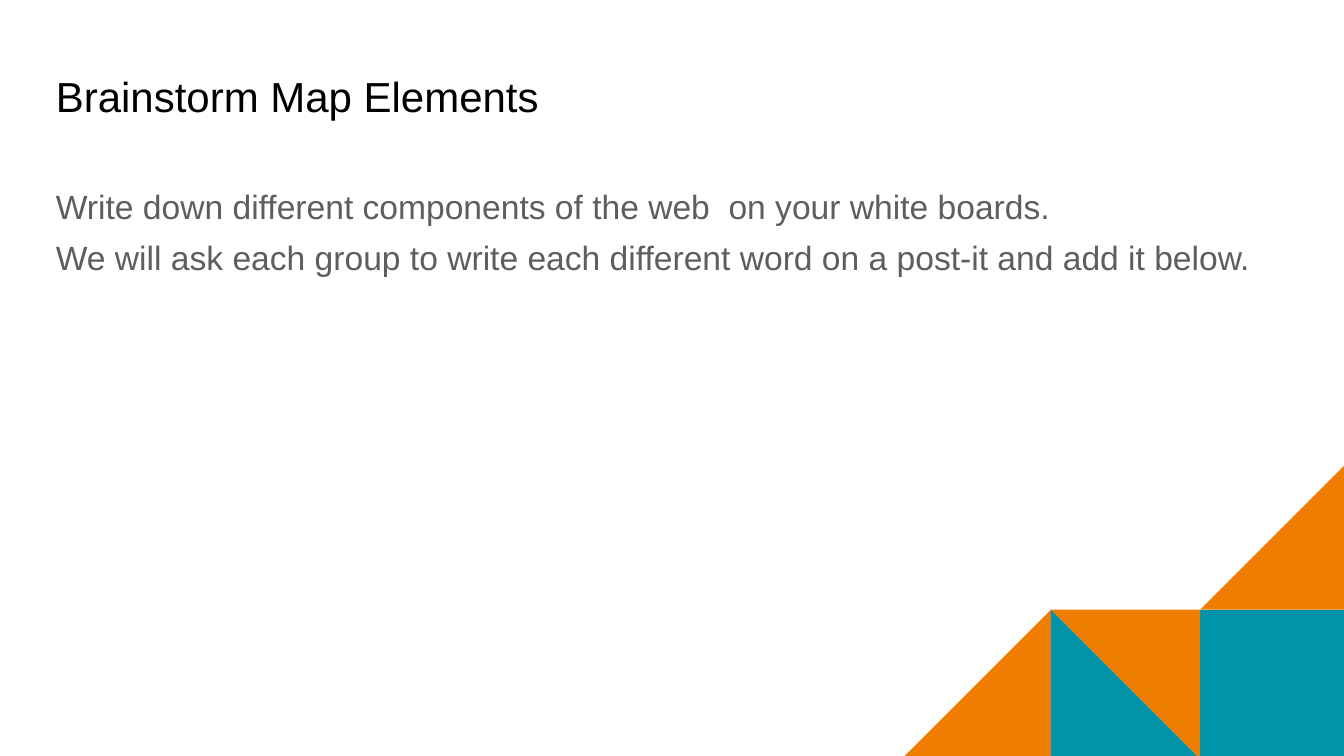
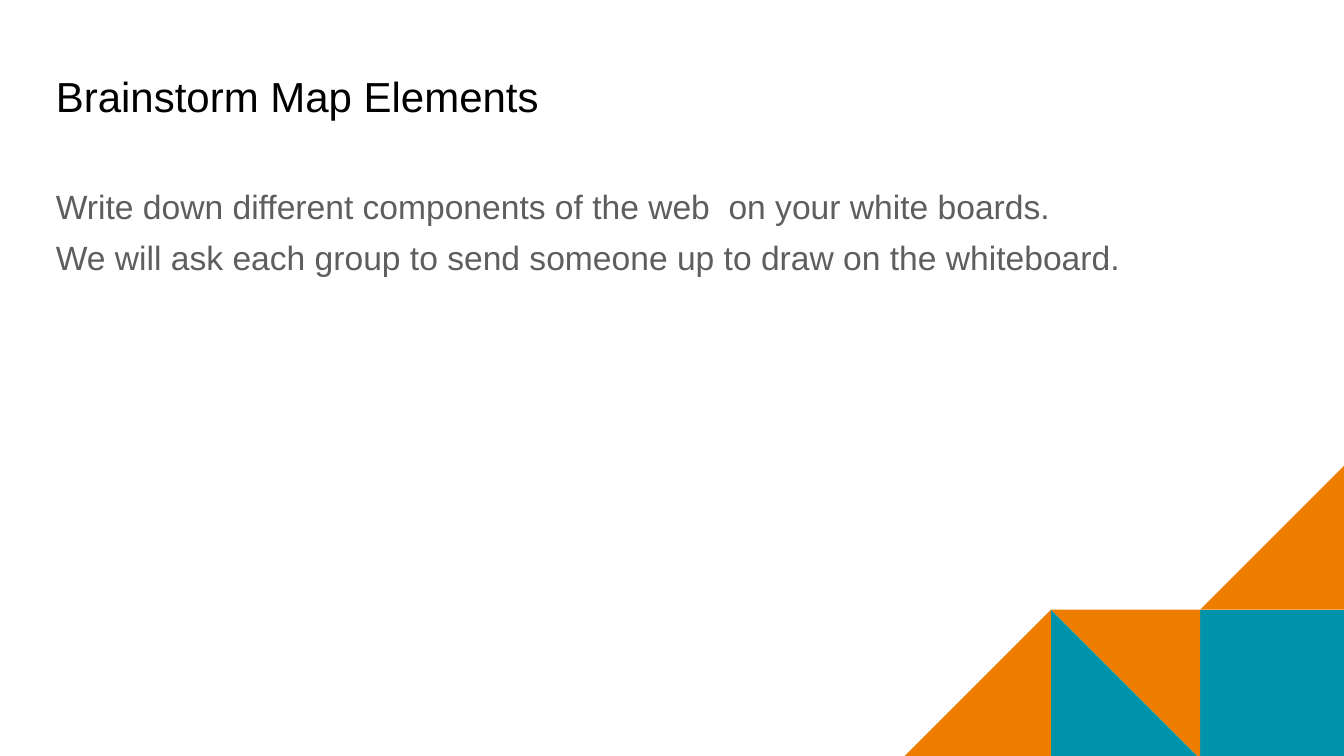
Before and after one commit to mr-eggleton/web-lit-core, a slide deck: slide 6 of final ppt/02-map-the-web.pptx. Drawn at 1344x756 pixels with LibreOffice and Linux fonts; fonts in the diff are those of the drawing; background and template pictures are left out. Boxes give left, top, right and bottom in pixels: in the first picture for what was removed or moved away, otherwise in the second. Text is boxed around its words. In the diff, an @@ line names an element or a change of style, - is before the commit and + after.

```diff
--- a/final ppt/02-map-the-web.pptx
+++ b/final ppt/02-map-the-web.pptx
@@ text at (56,245,1120,277): text changed @@
-We will ask each group to write each different word on a post-it and add it below.
+We will ask each group to send someone up to draw on the whiteboard.
```
Also in this commit, not shown: 2 other slides changed, 2 slides added, 12 other files.
